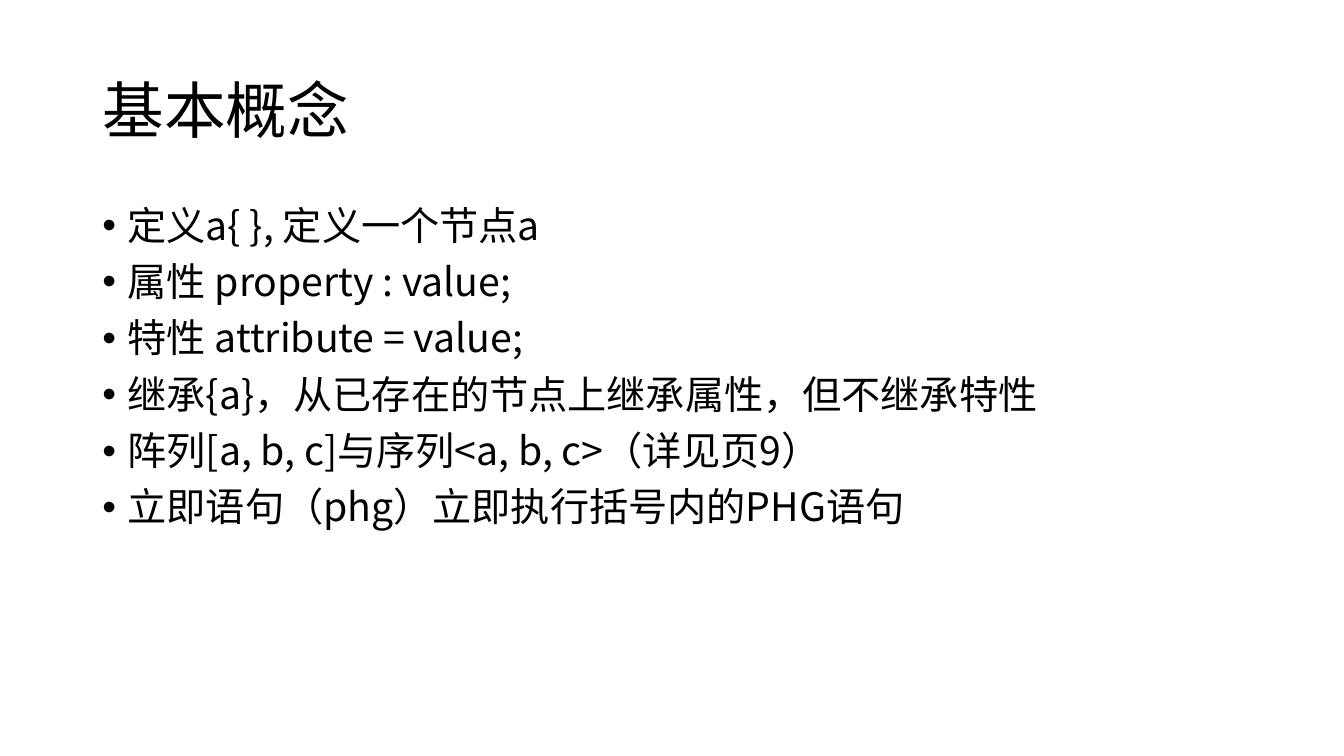
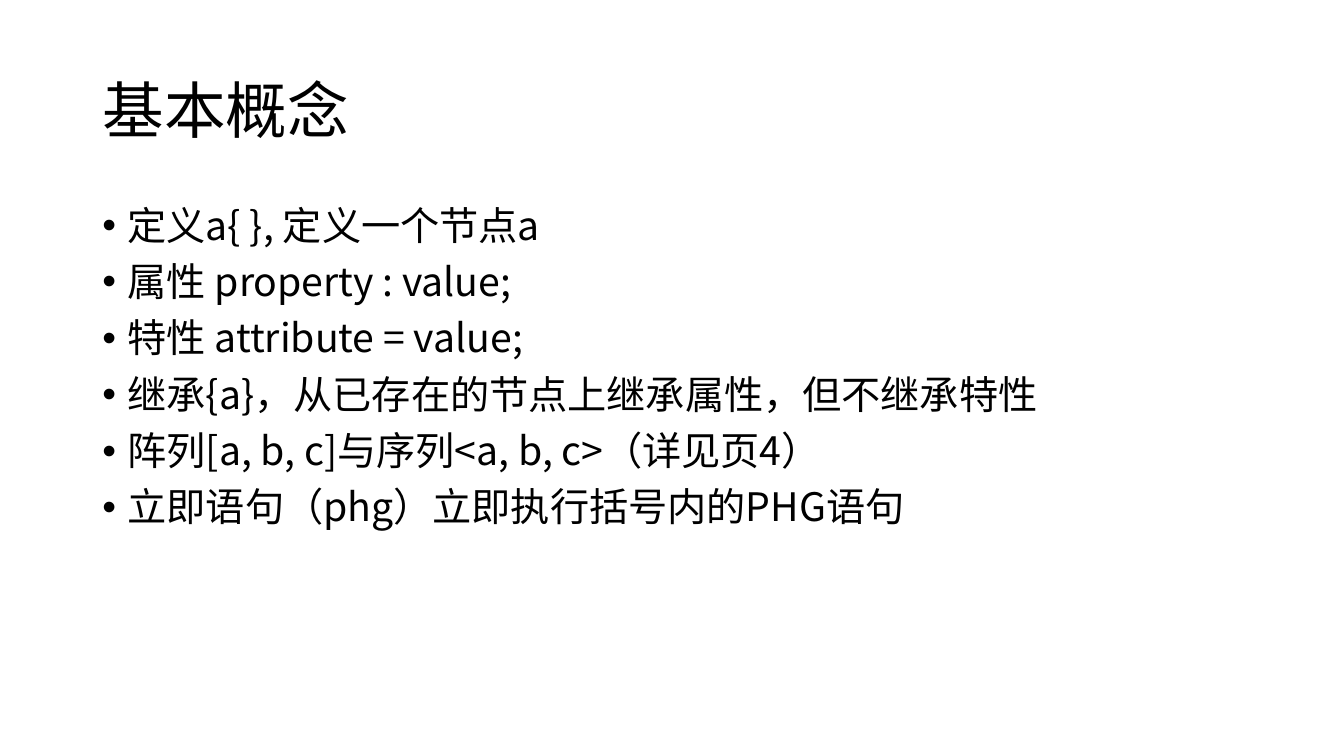
Before and after one commit to panguojun/.PHG., a slide deck: slide 3 of PHG语法手册.pptx. Drawn at 1344x756 pixels with LibreOffice and Linux fonts; fonts in the diff are those of the drawing. Boxes give left, top, right and bottom in pixels: in the first picture for what was removed or moved away, otherwise in the second. Text is boxed around its words. In the diff, an @@ line names an element or a change of style, - is before the commit and + after.

```diff
--- a/PHG语法手册.pptx
+++ b/PHG语法手册.pptx
@@ text at (x1=128, y1=431, x2=821, y2=472): text changed @@
-• 阵列[a, b, c]与序列<a, b, c>（详见页9）
+• 阵列[a, b, c]与序列<a, b, c>（详见页4）
```
Also in this commit, not shown: 3 other slides changed, 5 slides added, 1 slide removed.
